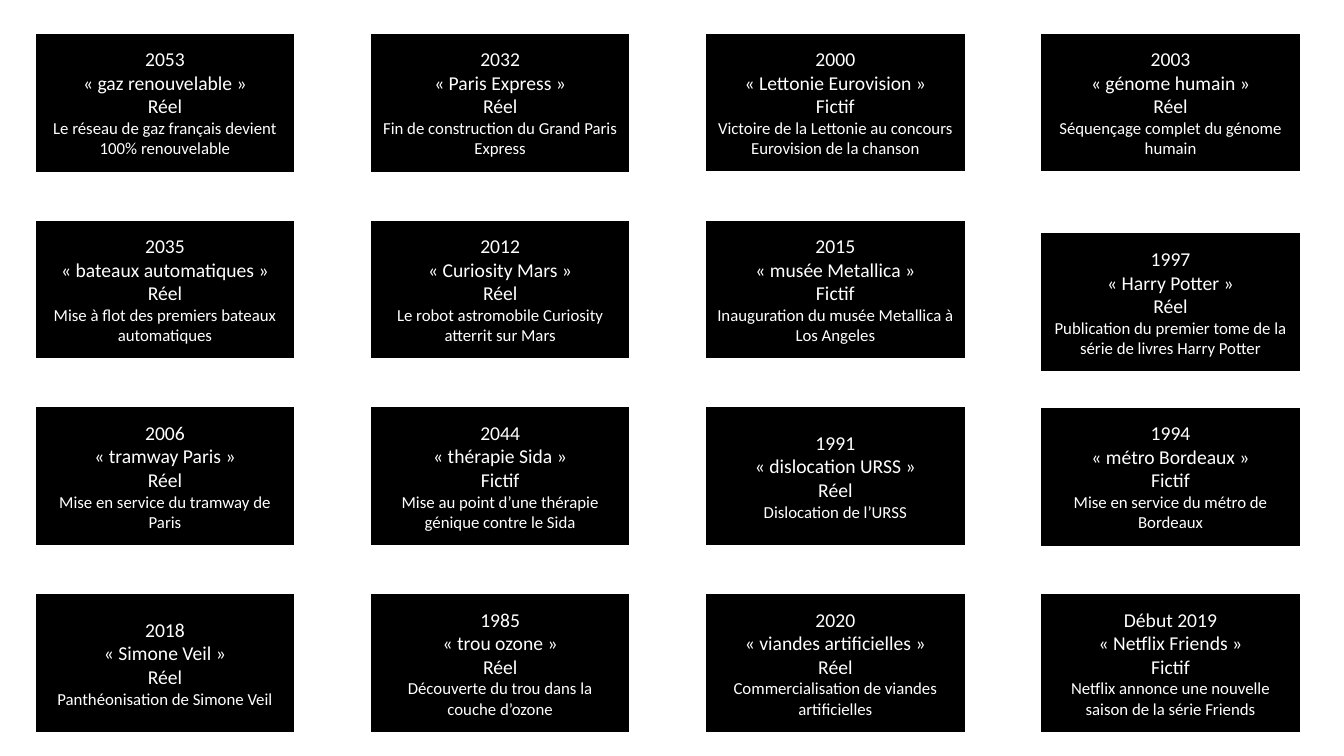
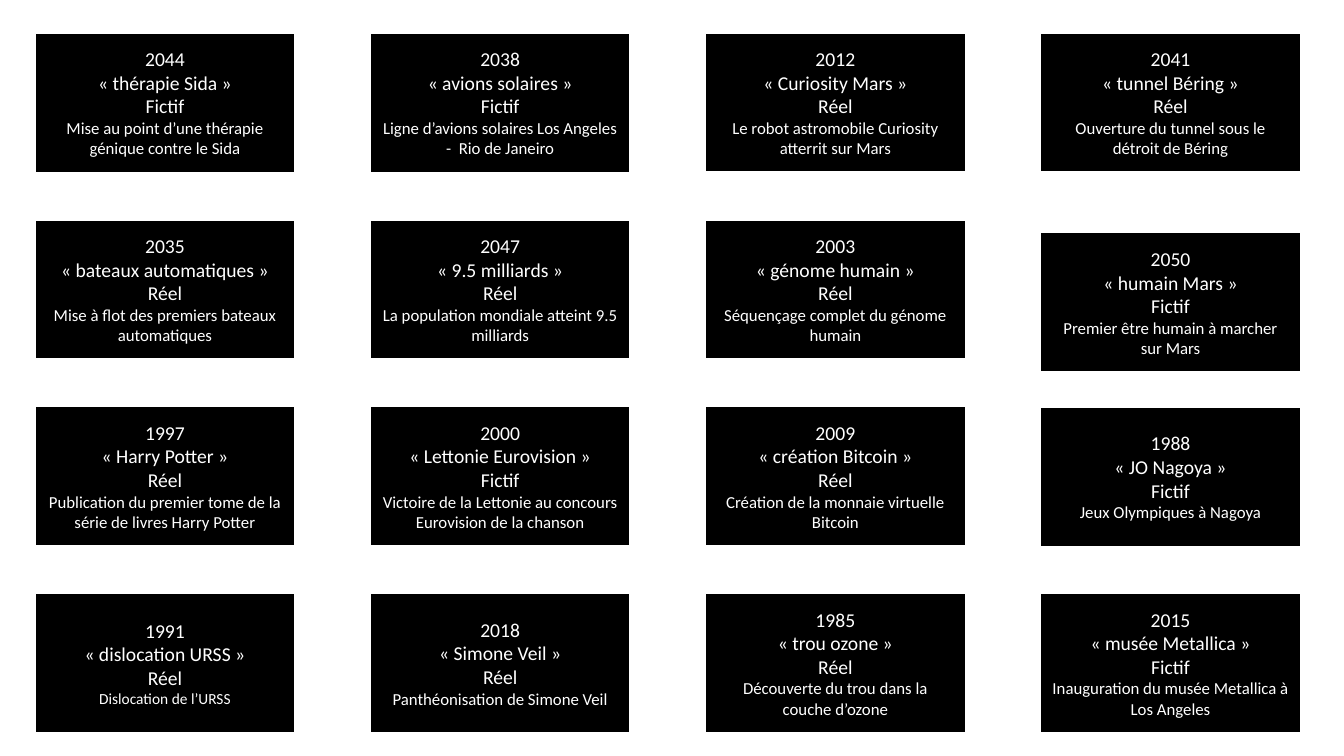
Before and after one commit to Anosaw/PCBS_Self-projection_in_MTT, a slide deck: slide 2 of documents/participant_event_list4.pptx. Drawn at 1344x756 pixels with LibreOffice and Linux fonts; fonts in the diff are those of the drawing. Boxes give left, top, right and bottom in pixels: in the first picture for what was removed or moved away, otherwise in the second. Text is boxed around its words. In the diff, an @@ line names an element or a change of style, - is before the commit and + after.

```diff
--- a/documents/participant_event_list4.pptx
+++ b/documents/participant_event_list4.pptx
@@ text in rectangle at [66,53,263,157]: text changed @@
-2053
-« gaz renouvelable »
-Réel
-Le réseau de gaz français devient 100% renouvelable
+2044
+« thérapie Sida »
+Fictif
+Mise au point d’une thérapie génique contre le Sida
@@ text in rectangle at [383,52,616,154]: text changed @@
-2032
-« Paris Express »
-Réel
-Fin de construction du Grand Paris Express
+2038
+« avions solaires »
+Fictif
+Ligne d’avions solaires Los Angeles - Rio de Janeiro
@@ text in rectangle at [732,53,938,154]: text changed @@
-2000
-« Lettonie Eurovision »
-Fictif
-Victoire de la Lettonie au concours Eurovision de la chanson
+2012
+« Curiosity Mars »
+Réel
+Le robot astromobile Curiosity atterrit sur Mars
@@ text in rectangle at [1117,53,1224,94]: text changed @@
-2003
-« génome humain »
+2041
+« tunnel Béring »
@@ text in rectangle at [1075,122,1265,157]: text changed @@
-Séquençage complet du génome humain
+Ouverture du tunnel sous le détroit de Béring
@@ text in rectangle at [452,240,549,277]: text changed @@
-2012
-« Curiosity Mars »
+2047
+« 9.5 milliards »
@@ text in rectangle at [724,240,947,341]: text changed @@
-2015
-« musée Metallica »
-Fictif
-Inauguration du musée Metallica à Los Angeles
+2003
+« génome humain »
+Réel
+Séquençage complet du génome humain
@@ text in rectangle at [1063,253,1277,354]: text changed @@
-1997
-« Harry Potter »
-Réel
-Publication du premier tome de la série de livres Harry Potter
+2050
+« humain Mars »
+Fictif
+Premier être humain à marcher sur Mars
@@ text in rectangle at [383,309,617,341]: text changed @@
-Le robot astromobile Curiosity atterrit sur Mars
+La population mondiale atteint 9.5 milliards
@@ text in rectangle at [116,427,214,466]: text changed @@
-2006
-« tramway Paris »
+1997
+« Harry Potter »
@@ text in rectangle at [424,427,576,463]: text changed @@
-2044
-« thérapie Sida »
+2000
+« Lettonie Eurovision »
@@ text in rectangle at [773,427,898,463]: text changed @@
-1991
-« dislocation URSS »
+2009
+« création Bitcoin »
@@ text in rectangle at [1129,436,1212,478]: text changed @@
-1994
-« métro Bordeaux »
+1988
+« JO Nagoya »
@@ text in rectangle at [49,496,281,531]: text changed @@
-Mise en service du tramway de Paris
+Publication du premier tome de la série de livres Harry Potter
@@ text in rectangle at [383,496,617,528]: text changed @@
-Mise au point d’une thérapie génique contre le Sida
+Victoire de la Lettonie au concours Eurovision de la chanson
@@ text in rectangle at [726,496,944,528]: text changed @@
-Dislocation de l’URSS
+Création de la monnaie virtuelle Bitcoin
@@ text in rectangle at [1080,506,1261,521]: text changed @@
-Mise en service du métro de Bordeaux
+Jeux Olympiques à Nagoya
@@ text in rectangle at [99,625,231,661]: text changed @@
-2018
-« Simone Veil »
+1991
+« dislocation URSS »
@@ text in rectangle at [454,623,547,660]: text changed @@
-1985
-« trou ozone »
+2018
+« Simone Veil »
@@ text in rectangle at [792,613,878,650]: text changed @@
-2020
-« viandes artificielles »
+1985
+« trou ozone »
@@ text in rectangle at [1105,614,1236,650]: text changed @@
-Début 2019
-« Netflix Friends »
+2015
+« musée Metallica »
@@ text in rectangle at [743,682,928,715]: text changed @@
-Commercialisation de viandes artificielles
+Découverte du trou dans la couche d’ozone
@@ text in rectangle at [1052,682,1288,718]: text changed @@
-Netflix annonce une nouvelle saison de la série Friends
+Inauguration du musée Metallica à Los Angeles
@@ text in rectangle at [99,693,231,704]: text changed; size 12 to 11 pt @@
-Panthéonisation de Simone Veil
+Dislocation de l’URSS
@@ text in rectangle at [393,693,608,705]: text changed @@
-Découverte du trou dans la couche d’ozone
+Panthéonisation de Simone Veil
```
Also in this commit, not shown: 1 other slide changed, 36 other files.
